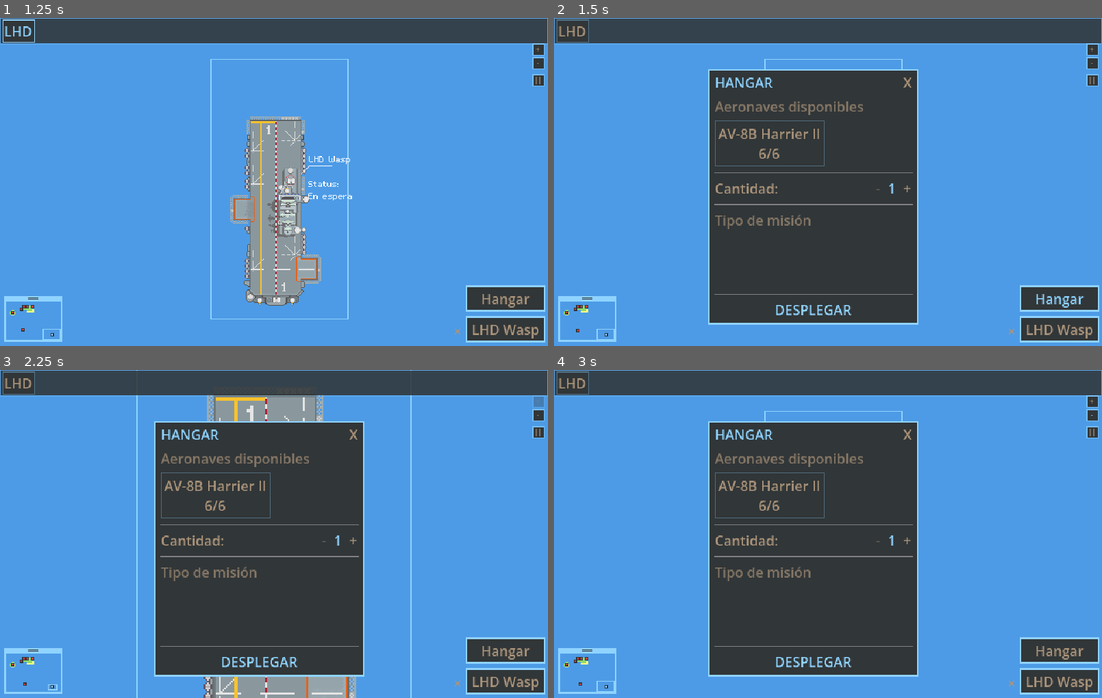
Above: before the commit, frames 1-4 (two rows, left to right).
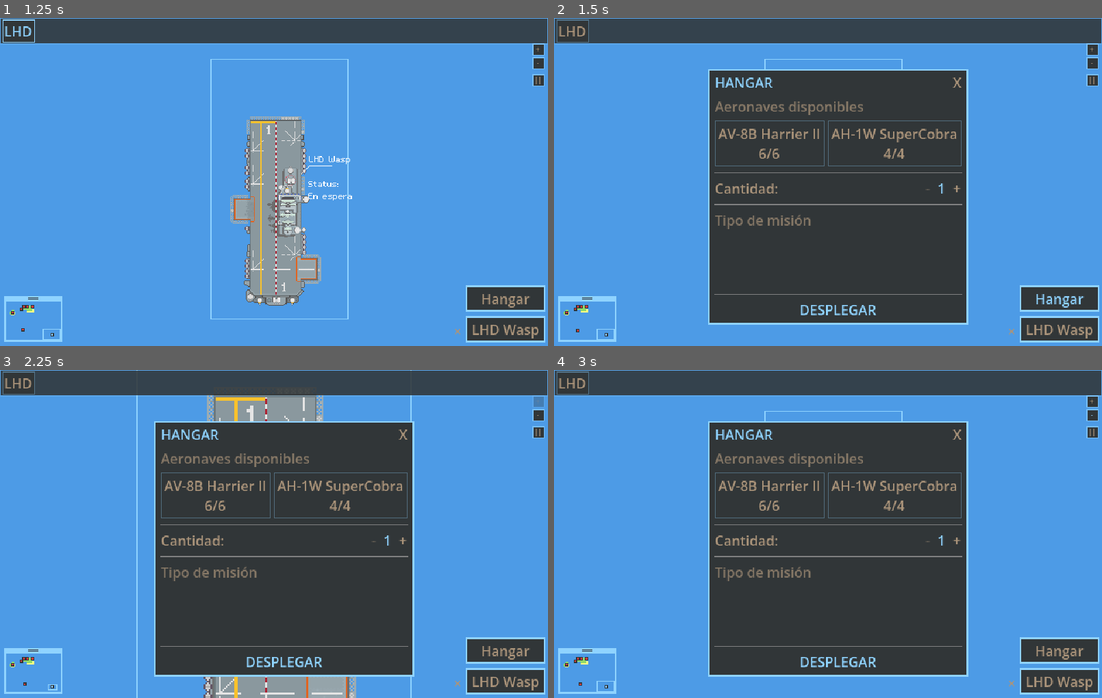
Above: after the commit, the same moments.

Repository: AbdielP/war-project
Game: Godot game, scene res://main.tscn
The game is run twice, just before and just after one commit, with the same random seed, the same clock (stepped at 60 frames per second) and the same inputs.
Inputs:
- Up to frame 1 (1.25 s): click "LHD" at 0.5 s
- Up to frame 2 (1.5 s): click "Hangar" at 1.25 s
- Up to frame 3 (2.25 s): click "+" at 2 s
- Up to frame 4 (3 s): click "-" at 2.75 s

Frame 1 is identical in both runs. In frame 2, 8.1% of the frame differs, in the area x 40-76%, y 15-94%; in frame 3, 8.1%; in frame 4, 8.1%.

Commit message:
spawn de super cobra good

Diff:
--- a/core/fleet/player_fleet.gd
+++ b/core/fleet/player_fleet.gd
@@ -1,6 +1,7 @@
 extends Node
 
 const _HarrierLoadouts := preload("res://core/unit/av8b_harrier/av8b_harrier_loadouts.gd")
+const _CobraLoadouts := preload("res://core/unit/ah1w_supercobra/ah1w_supercobra_loadouts.gd")
 
 # Armamento que el jugador tiene disponible. Por ahora hardcodeado, igual que
 # el inventario de aeronaves: el día que exista compra/desbloqueo cambia quién
@@ -34,6 +35,13 @@
 			"total": 6,
 			"deployed": 0,
 			"weapon_loadouts": _HarrierLoadouts.build(_available_weapons),
+		},
+		{
+			"display_name": "AH-1W SuperCobra",
+			"scene": preload("res://core/unit/ah1w_supercobra/ah1w_supercobra.tscn"),
+			"total": 4,
+			"deployed": 0,
+			"weapon_loadouts": _CobraLoadouts.build(_available_weapons),
 		}
 	]
 }
--- /dev/null
+++ b/core/unit/ah1w_supercobra/ah1w_supercobra.tscn
@@ -0,0 +1,36 @@
+[gd_scene format=3 uid="uid://cmpusa4gx52yw"]
+
+[ext_resource type="PackedScene" path="res://core/unit/unit.tscn" id="1"]
+[ext_resource type="Texture2D" uid="uid://c806n07oeku5i" path="res://assets/art/sprites/AH-1W SuperCobra.png" id="2"]
+[ext_resource type="Resource" path="res://core/unit/ah1w_supercobra/ah1w_supercobra_type.tres" id="3"]
+[ext_resource type="Script" path="res://core/unit/ah1w_supercobra/rotor.gd" id="4"]
+
+[sub_resource type="AtlasTexture" id="Body"]
+atlas = ExtResource("2")
+region = Rect2(4, 2, 23, 48)
+
+[sub_resource type="RectangleShape2D" id="RectangleShape2D_1"]
+size = Vector2(23, 48)
+
+[sub_resource type="AtlasTexture" id="Blades"]
+atlas = ExtResource("2")
+region = Rect2(38, 5, 6, 47)
+
+[node name="Ah1wSuperCobra" unique_id=1330189822 groups=["unit_air"] instance=ExtResource("1")]
+z_index = 10
+unit_type = ExtResource("3")
+
+[node name="Sprite2D" parent="." index="0"]
+texture = SubResource("Body")
+
+[node name="CollisionShape2D" parent="." index="1"]
+shape = SubResource("RectangleShape2D_1")
+
+[node name="SelectionIndicator" parent="." index="2"]
+size = Vector2(23, 48)
+
+[node name="Rotor" type="Sprite2D" parent="." index="3" unique_id=321522419]
+z_index = 4
+position = Vector2(1, 6)
+texture = SubResource("Blades")
+script = ExtResource("4")
--- /dev/null
+++ b/core/unit/ah1w_supercobra/ah1w_supercobra_loadouts.gd
@@ -0,0 +1,26 @@
+extends RefCounted
+
+## Configuraciones de armamento del AH-1W. Viven junto al helicóptero por lo
+## mismo que las del Harrier: qué puede colgar de cada ala es propio del modelo.
+##
+## **Todavía sin armas.** Los tres papeles existen para poder elegir misión en el
+## hangar y sacar aparatos a cubierta; lo que lleven colgado se decide cuando
+## haya con qué. Al no pedir ninguna arma, `can_arm_with` las deja pasar siempre
+## y las tres salen ofrecidas — que es justo lo que se quiere ahora.
+
+## Apoyo aéreo cercano: pegado a lo que haya en tierra.
+const CAS := "CAS / Apoyo cercano"
+## Escolta armada: acompañar a lo que se mueva y responder a lo que aparezca.
+const ESCORT := "Escolta armada"
+## Antiblindaje: contra vehículos, que es para lo que se hizo este aparato.
+const ANTI_ARMOR := "Ataque antiblindaje"
+
+
+## Las configuraciones que el jugador puede armar. La firma es la misma que la
+## del Harrier —recibe las armas disponibles— para que el hangar no tenga que
+## saber de qué modelo está hablando, aunque hoy no se mire nada.
+static func build(_available_weapons: Array) -> Array[WeaponLoadout]:
+	var loadouts: Array[WeaponLoadout] = []
+	for name in [CAS, ESCORT, ANTI_ARMOR]:
+		loadouts.append(WeaponLoadout.new(name, []))
+	return loadouts
--- /dev/null
+++ b/core/unit/ah1w_supercobra/ah1w_supercobra_type.tres
@@ -0,0 +1,11 @@
+[gd_resource type="Resource" script_class="UnitType" format=3]
+
+[ext_resource type="Script" path="res://core/unit/unit_type.gd" id="1"]
+
+[resource]
+script = ExtResource("1")
+display_name = "AH-1W SuperCobra"
+actions = []
+domain = 0
+max_health = 45.0
+ecm_evasion = 0.1
--- /dev/null
+++ b/core/unit/ah1w_supercobra/rotor.gd
@@ -0,0 +1,66 @@
+extends Sprite2D
+class_name Rotor
+
+## Las palas de un helicóptero: arrancan cuando el aparato ya está colocado y van
+## cogiendo vueltas hasta el régimen de vuelo.
+##
+## **Provisional**, hasta que haya animación de hélice. Girar un dibujo de palas
+## rectas se lee bien de lejos, pero no es lo mismo que el disco borroso de un
+## rotor a régimen.
+##
+## Sabe cuándo arrancar **mirando si el aparato se mueve**, no porque nadie se lo
+## diga: mientras la cubierta lo lleva del elevador a su sitio está rodando, y en
+## cuanto se queda quieto es que ya llegó. Así no hace falta que el barco conozca
+## qué saca ni que el helicóptero le avise.
+##
+## Y una vez arrancado **no se para**: un rotor no se apaga porque el aparato
+## empiece a moverse, que es justo lo contrario de lo que pasa.
+
+## Vueltas por segundo a régimen, en grados. Un rotor real da unas 5 vueltas por
+## segundo; aquí manda que se lea, no el dato.
+@export var max_speed_deg: float = 1400.0
+## Lo que tarda en llegar a ese régimen desde parado. Lo lento del arranque es
+## medio efecto: un rotor que aparece ya girando se ve como un adorno pegado.
+@export var spin_up_time: float = 4.0
+## Cuánto tiene que llevar quieto el aparato para dar por hecho que ya está
+## colocado. Corto, pero no cero: entre dos tramos del taxi hay frames en los que
+## apenas se mueve.
+@export var settle_time: float = 0.5
+## Por debajo de esto se considera quieto, en píxeles por segundo.
+@export var still_speed: float = 2.0
+
+var _speed: float = 0.0
+var _spinning := false
+var _still_for: float = 0.0
+var _last_pos: Vector2 = Vector2.ZERO
+var _has_last := false
+
+
+func _physics_process(delta: float) -> void:
+	if not _spinning:
+		_watch_for_stillness(delta)
+		if not _spinning:
+			return
+	# Sube al régimen y se queda ahí. `spin_up_time` es lo que tarda de 0 a tope,
+	# así que la aceleración sale de dividir uno por otro.
+	_speed = move_toward(_speed, max_speed_deg,
+		max_speed_deg / maxf(spin_up_time, 0.01) * delta)
+	rotation += deg_to_rad(_speed) * delta
+
+
+## ¿Ya se quedó quieto? Se mide el movimiento del propio nodo en el mundo, que
+## es lo que la cubierta va cambiando mientras lo lleva a su sitio.
+func _watch_for_stillness(delta: float) -> void:
+	var here := global_position
+	if not _has_last:
+		_last_pos = here
+		_has_last = true
+		return
+	var moved := here.distance_to(_last_pos) / maxf(delta, 0.0001)
+	_last_pos = here
+	if moved > still_speed:
+		_still_for = 0.0
+		return
+	_still_for += delta
+	if _still_for >= settle_time:
+		_spinning = true
--- a/core/unit/lhd_wasp/flight_deck.gd
+++ b/core/unit/lhd_wasp/flight_deck.gd
@@ -159,6 +159,17 @@
 		_launch_next(order)
 		return
 
+	# Lo que no despega por pista se queda donde está. Un helicóptero llega a su
+	# sitio en cubierta y ahí espera: no tiene carrera que hacer ni proa que
+	# rebasar, así que meterlo en esta secuencia lo mandaría deslizándose hacia
+	# adelante como si fuera un avión.
+	#
+	# Se sabe preguntándole a él —`get_takeoff_speed()` a 0— y no con una lista
+	# de modelos: la cubierta no tiene por qué conocer qué aparatos existen.
+	if _launch_speed_of(unit) <= 1.0:
+		_launch_next(order)
+		return
+
 	_units[slot] = null
 	_occupied[slot] = false
 
Binary file added: assets/art/sprites/AH-1W SuperCobra.png
Not shown, added: assets/art/sprites/AH-1W SuperCobra.png.import
Not shown, added: core/unit/ah1w_supercobra/ah1w_supercobra_loadouts.gd.uid
Not shown, added: core/unit/ah1w_supercobra/rotor.gd.uid
